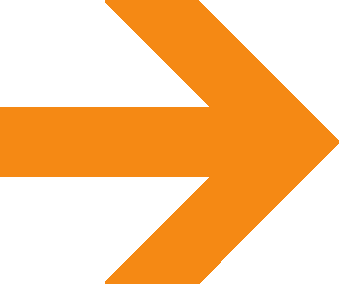
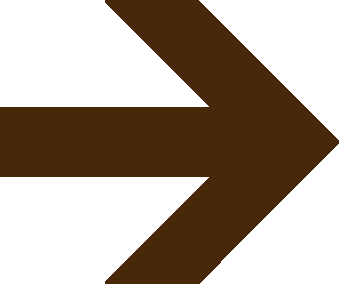
Layered file, before and after one edit (339×284). Changes by layer:
painted on "Layer 1" over [0, 0, 339, 284]
